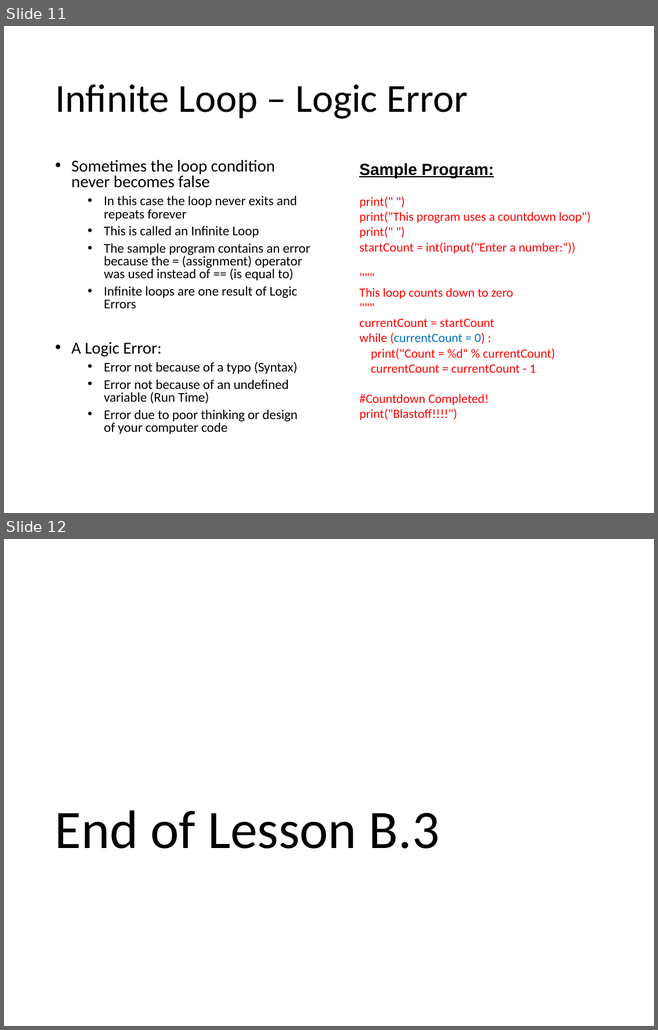
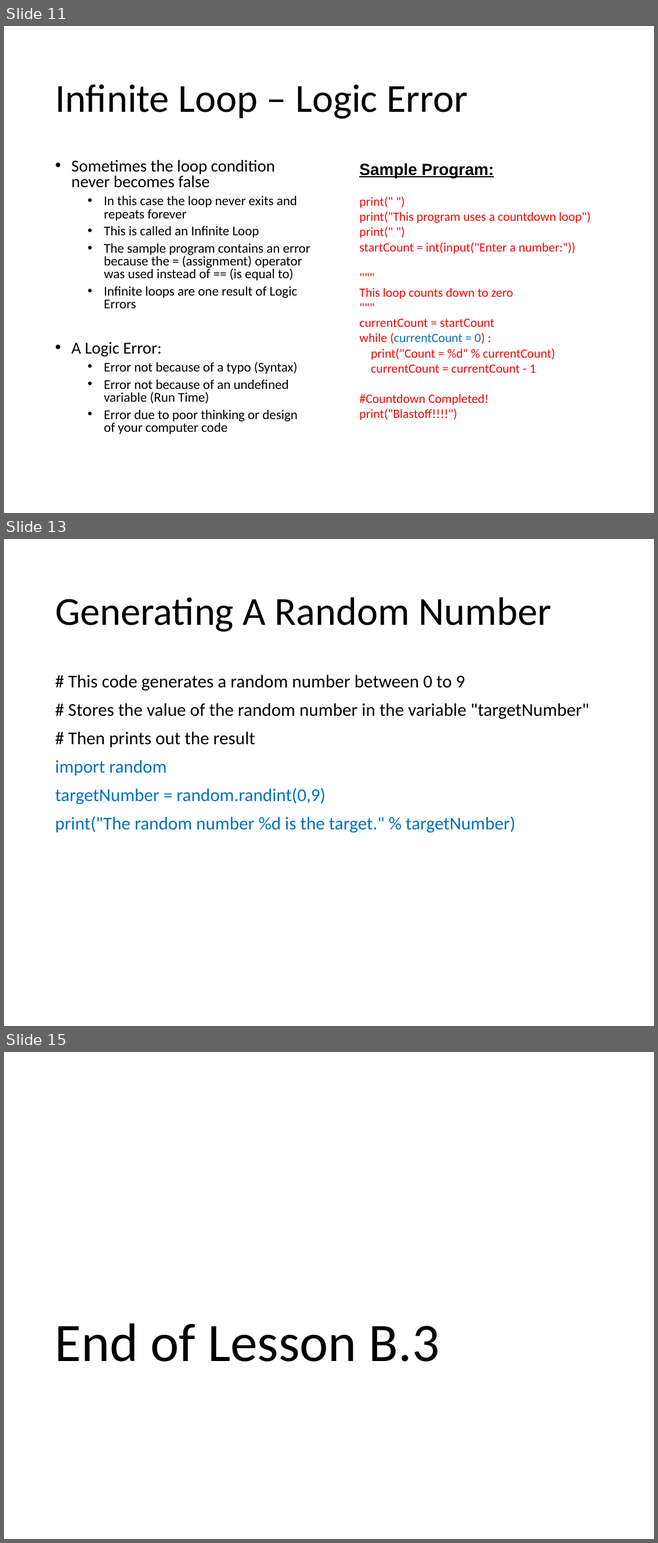
Before and after one commit to Greg5519/ICS3C0, a slide deck: Topic B Programming Skills/B.3 Lesson - Python Control Basics.pptx. Shown one above the other, each under a label of ours: slides 11 and 12 before the commit, slides 11, 13 and 15 after it; the slides between them are not shown. The pictures are 658x1030 and 658x1543 pixels, drawn with LibreOffice and Linux fonts; fonts in the diff are those of the drawing. Boxes give left, top, right and bottom in pixels: in the first picture for what was removed or moved away, otherwise in the second. Text is boxed around its words. In the diff, an @@ line names an element or a change of style, - is before the commit and + after.

```diff
--- a/Topic B Programming Skills/B.3 Lesson - Python Control Basics.pptx
+++ b/Topic B Programming Skills/B.3 Lesson - Python Control Basics.pptx
@@ slide 13 added at (4,539,654,1026), background #FFFFFF @@
@@ title added at (55,597,552,632), 44 pt, text #000000 @@
+Generating A Random Number
@@ text added at (55,675,589,833), 20 pt, text #000000 @@
+# This code generates a random number between 0 to 9
+# Stores the value of the random number in the variable "targetNumber"
+# Then prints out the result
+import random
+targetNumber = random.randint(0,9)
+print("The random number %d is the target." % targetNumber)
@@ what was slide 12 is now slide 15 @@
```
Also in this commit, not shown: 2 other slides added, 3 other files.
